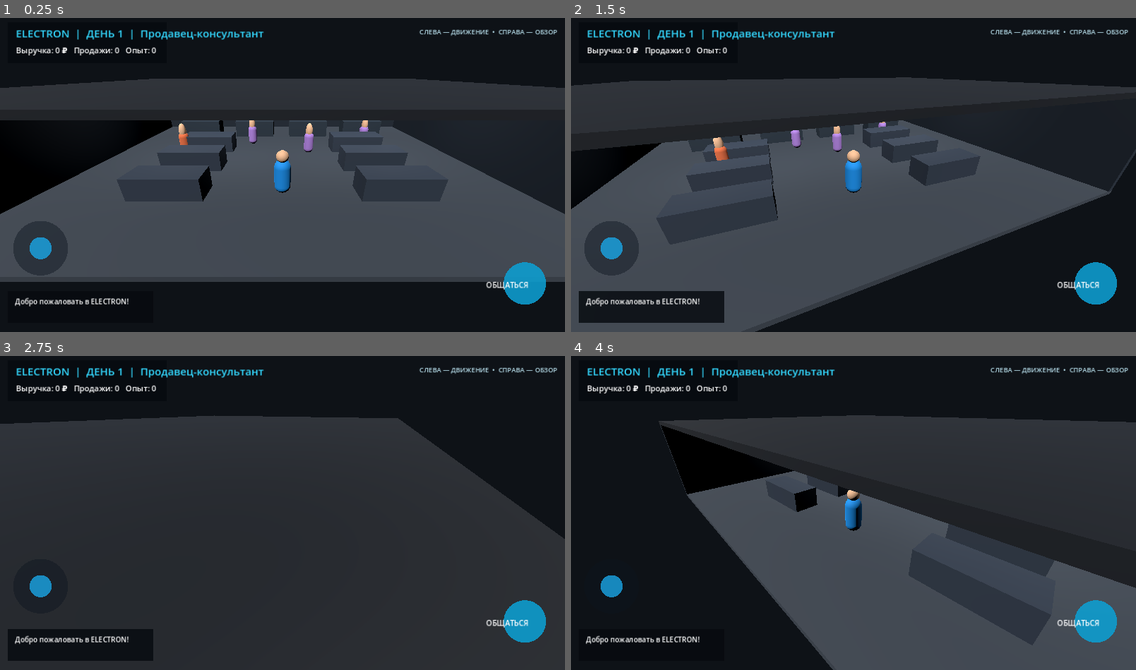
Above: before the commit, frames 1-4 (two rows, left to right).
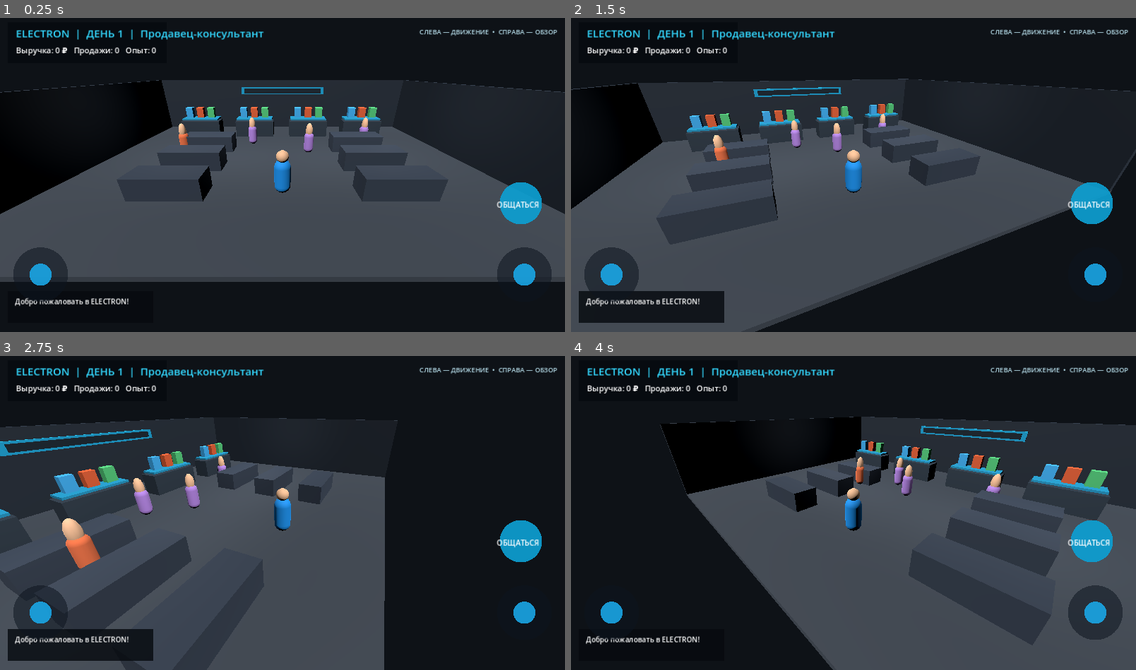
Above: after the commit, the same moments.

Repository: shilinillyaalexandrovich-wq/ELECTRON-3D
Game: Godot game, scene res://scenes/main.tscn
The game is run twice, just before and just after one commit, with the same random seed, the same clock (stepped at 60 frames per second) and the same inputs.
Inputs (mouse positions are in pixels of both pictures, inside the frame that each line leads up to):
- Up to frame 1 (0.25 s): no input
- Up to frame 2 (1.5 s): move the mouse to (977, 156) at 0.52 s; click (977, 156) at 0.67 s; drag from (740, 187) to (825, 237) at 1.27 s
- Up to frame 3 (2.75 s): move the mouse to (339, 440) at 2.02 s; click (339, 440) at 2.17 s
- Up to frame 4 (4 s): drag from (825, 575) to (684, 462) at 2.77 s; move the mouse to (1023, 560) at 3.52 s; click (1023, 560) at 3.67 s

The runs differ from the first frame. In frame 1, 7.6% of the frame differs, in the area x 0-100%, y 19-92%; in frame 2, 8.1%; in frame 3, 52%, in the area x 0-100%, y 18-100%; in frame 4, 16%.

Commit message:
Remove store roof and fix right camera joystick and interaction button

Diff:
--- a/scripts/game.gd
+++ b/scripts/game.gd
@@ -17,6 +17,7 @@
 var joystick_vector := Vector2.ZERO
 var camera_touch := -1
 var camera_yaw := 0.0
+var camera_vector := Vector2.ZERO
 var camera_sensitivity := 0.006
 var action_button_rect := Rect2()
 var active_customer: Node3D
@@ -52,7 +53,7 @@
     _box(Vector3(0, 2.2, -9), Vector3(24, 4.5, 0.3), Color(0.12, 0.16, 0.21))
     _box(Vector3(-11.8, 2.2, 0), Vector3(0.3, 4.5, 18), Color(0.12, 0.16, 0.21))
     _box(Vector3(11.8, 2.2, 0), Vector3(0.3, 4.5, 18), Color(0.12, 0.16, 0.21))
-    _box(Vector3(0, 4.5, 0), Vector3(24, 0.2, 18), Color(0.08, 0.1, 0.13))
+    # Крыша убрана: камера сверху должна видеть персонажа и покупателей.
     _box(Vector3(0, 3.5, -8.78), Vector3(8, 0.65, 0.12), Color(0.05, 0.65, 0.85))
     _box(Vector3(0, 3.5, -8.68), Vector3(7.4, 0.4, 0.08), Color(0.03, 0.12, 0.17))
 
@@ -145,9 +146,12 @@
     hud.draw_rect(Rect2(18, size.y - 92, 330, 72), Color(0.025, 0.04, 0.06, 0.82), true)
     hud.draw_string(ThemeDB.fallback_font, Vector2(34, size.y - 63), message, HORIZONTAL_ALIGNMENT_LEFT, 290, 16, Color.WHITE)
     hud.draw_string(ThemeDB.fallback_font, Vector2(size.x - 330, 45), "СЛЕВА — ДВИЖЕНИЕ  •  СПРАВА — ОБЗОР", HORIZONTAL_ALIGNMENT_LEFT, 320, 15, Color(0.7, 0.85, 0.9))
-    var center := Vector2(92, size.y - 190)
-    hud.draw_circle(center, 62, Color(0.05, 0.08, 0.12, 0.45))
-    hud.draw_circle(center + joystick_vector * 36, 25, Color(0.1, 0.65, 0.9, 0.8))
+    var center := Vector2(92, size.y - 130)
+    hud.draw_circle(center, 62, Color(0.05, 0.08, 0.12, 0.55))
+    hud.draw_circle(center + joystick_vector * 36, 25, Color(0.1, 0.65, 0.9, 0.9))
+    var right_center := Vector2(size.x - 92, size.y - 130)
+    hud.draw_circle(right_center, 62, Color(0.05, 0.08, 0.12, 0.55))
+    hud.draw_circle(right_center + camera_vector * 36, 25, Color(0.1, 0.65, 0.9, 0.9))
     dialogue_rects.clear()
     if is_instance_valid(active_customer):
         action_button_rect = Rect2()
@@ -164,9 +168,9 @@
             hud.draw_rect(rect, Color(0.18, 0.72, 0.88, 0.9), false, 2.0)
             hud.draw_string(ThemeDB.fallback_font, rect.position + Vector2(14, 33), dialogue_options[i], HORIZONTAL_ALIGNMENT_LEFT, 315, 17, Color.WHITE)
     else:
-        action_button_rect = Rect2(size.x - 150, size.y - 160, 118, 100)
-        hud.draw_circle(action_button_rect.get_center(), 48, Color(0.05, 0.62, 0.82, 0.88))
-        hud.draw_string(ThemeDB.fallback_font, Vector2(size.x - 191, size.y - 100), "ОБЩАТЬСЯ", HORIZONTAL_ALIGNMENT_CENTER, 120, 17, Color.WHITE)
+        action_button_rect = _get_action_button_rect(size)
+        hud.draw_circle(action_button_rect.get_center(), 48, Color(0.05, 0.62, 0.82, 0.92))
+        hud.draw_string(ThemeDB.fallback_font, Vector2(action_button_rect.position.x - 4, action_button_rect.position.y + 58), "ОБЩАТЬСЯ", HORIZONTAL_ALIGNMENT_CENTER, 126, 17, Color.WHITE)
 
 func _process(delta: float) -> void:
     if message_time > 0:
@@ -205,15 +209,20 @@
 
 func _input(event: InputEvent) -> void:
     var size := get_viewport().get_visible_rect().size
-    var center := Vector2(92, size.y - 190)
+    var center := Vector2(92, size.y - 130)
+    var right_center := Vector2(size.x - 92, size.y - 130)
+    action_button_rect = _get_action_button_rect(size)
     if event is InputEventScreenTouch:
         if event.pressed:
-            if center.distance_to(event.position) < 90:
+            if is_instance_valid(active_customer):
+                _handle_dialogue_tap(event.position)
+            elif center.distance_to(event.position) < 90:
                 joystick_touch = event.index
                 joystick_origin = center
                 _update_stick(event.position)
-            elif is_instance_valid(active_customer):
-                _handle_dialogue_tap(event.position)
+            elif right_center.distance_to(event.position) < 90:
+                camera_touch = event.index
+                _update_camera_stick(event.position, right_center)
             elif action_button_rect.has_point(event.position):
                 _serve_customer()
             elif event.position.x > size.x * 0.42 and event.position.y < size.y - 185:
@@ -224,31 +233,43 @@
                 joystick_vector = Vector2.ZERO
             if event.index == camera_touch:
                 camera_touch = -1
+                camera_vector = Vector2.ZERO
     elif event is InputEventScreenDrag:
         if event.index == joystick_touch:
             _update_stick(event.position)
         elif event.index == camera_touch:
+            _update_camera_stick(event.position, right_center)
             _rotate_camera(event.relative.x)
     elif event is InputEventMouseButton:
         if event.pressed:
             if is_instance_valid(active_customer):
                 _handle_dialogue_tap(event.position)
-            elif action_button_rect.has_point(event.position):
-                _serve_customer()
             elif center.distance_to(event.position) < 90:
                 joystick_touch = 0
                 joystick_origin = center
                 _update_stick(event.position)
+            elif right_center.distance_to(event.position) < 90:
+                camera_touch = 0
+                _update_camera_stick(event.position, right_center)
+            elif action_button_rect.has_point(event.position):
+                _serve_customer()
             elif event.position.x > size.x * 0.42 and event.position.y < size.y - 185:
                 camera_touch = 0
     elif event is InputEventMouseMotion:
         if joystick_touch == 0 and Input.is_mouse_button_pressed(MOUSE_BUTTON_LEFT):
             _update_stick(event.position)
         elif camera_touch == 0 and Input.is_mouse_button_pressed(MOUSE_BUTTON_LEFT):
+            _update_camera_stick(event.position, right_center)
             _rotate_camera(event.relative.x)
+
+func _get_action_button_rect(size: Vector2) -> Rect2:
+    return Rect2(size.x - 166, size.y - 340, 132, 96)
 
 func _update_stick(pos: Vector2) -> void:
     joystick_vector = ((pos - joystick_origin) / 55.0).limit_length(1.0)
+
+func _update_camera_stick(pos: Vector2, origin: Vector2) -> void:
+    camera_vector = ((pos - origin) / 55.0).limit_length(1.0)
 
 func _serve_customer() -> void:
     if is_instance_valid(active_customer):
